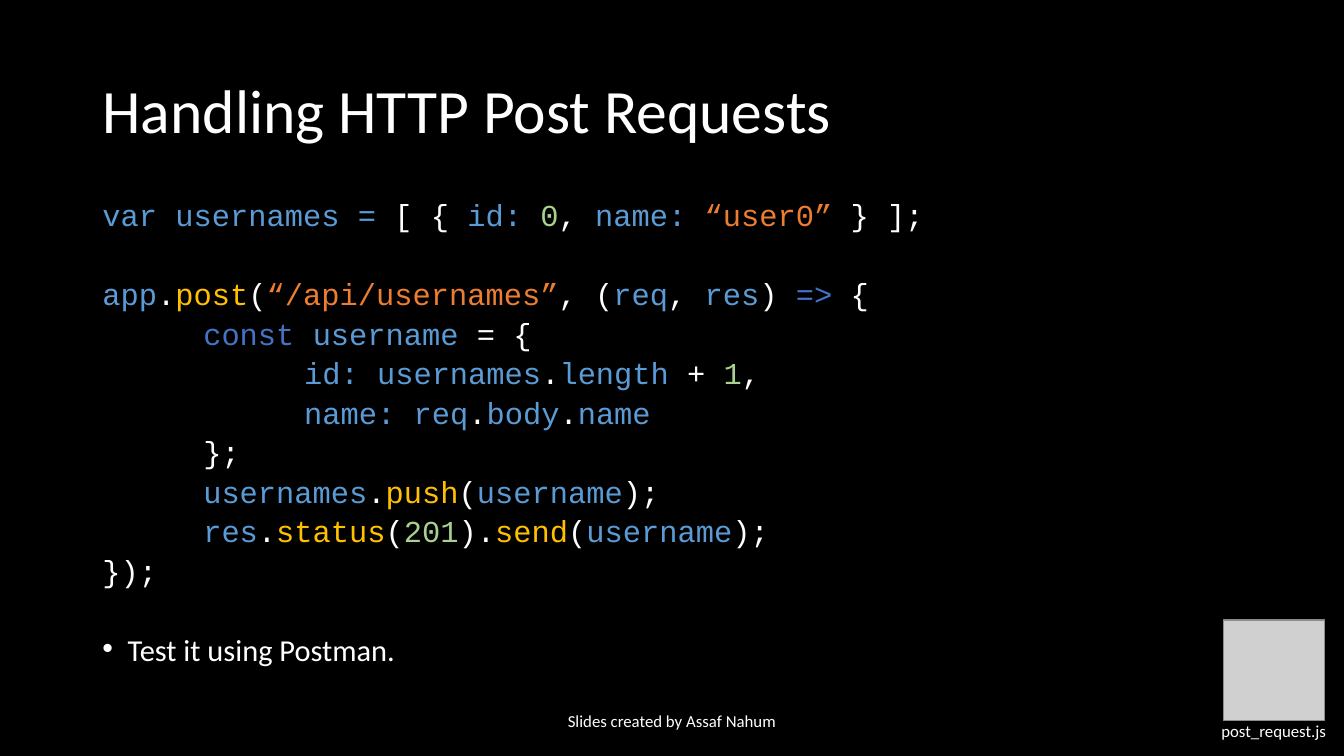
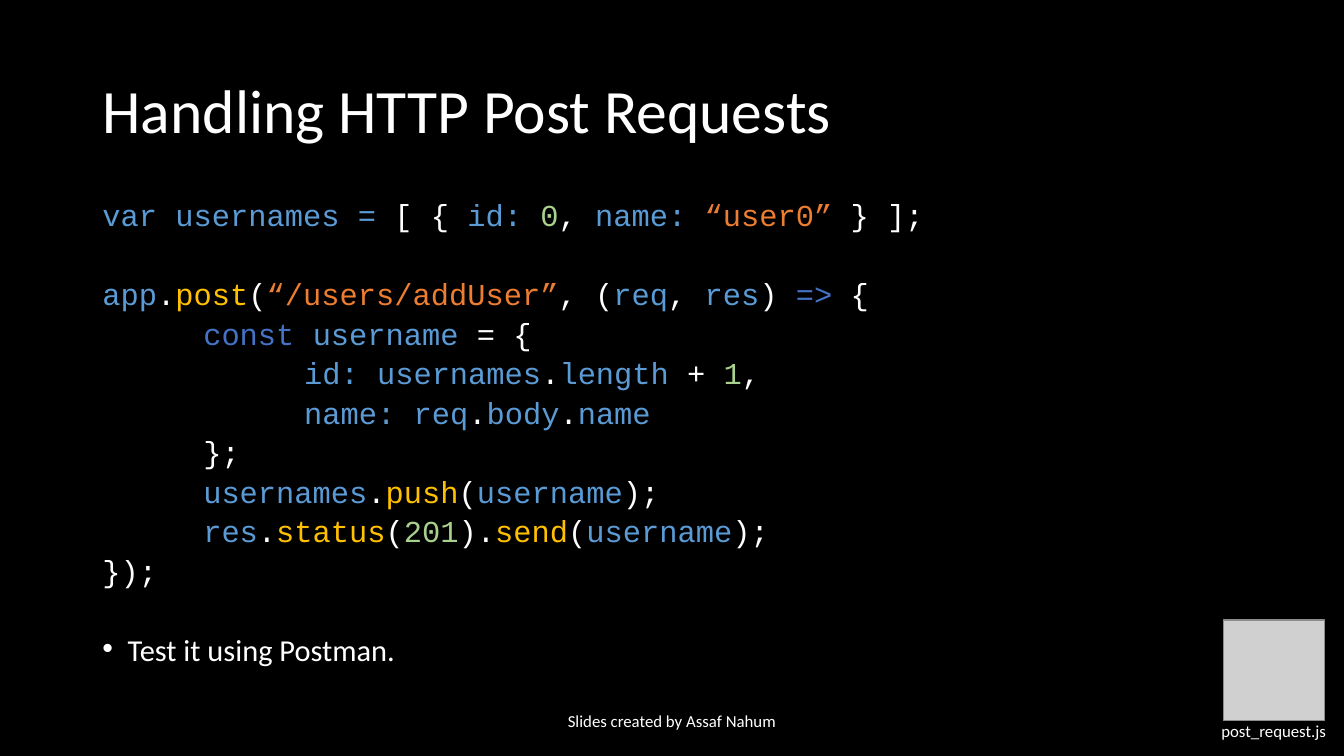
Before and after one commit to SISE-Web-Development-Environments/LAB-, a slide deck: slide 11 of LAB7.pptx. Drawn at 1344x756 pixels with LibreOffice and Linux fonts; fonts in the diff are those of the drawing; grey boxes stand for pictures; background and template pictures are left out. Boxes give left, top, right and bottom in pixels: in the first picture for what was removed or moved away, otherwise in the second. Text is boxed around its words. In the diff, an @@ line names an element or a change of style, - is before the commit and + after.

```diff
--- a/LAB7.pptx
+++ b/LAB7.pptx
@@ text at [102, 283, 778, 312]: text changed @@
-app.post(“/api/usernames”, (req, res) => {
+app.post(“/users/addUser”, (req, res) => {
```
Also in this commit, not shown: 1 other file.
